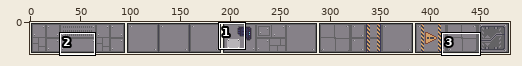
Pixel-art file -- art/modules/Floor_1x3.ase. The picture above shows the old version from afar; the outline marks the close-up.
Close-up. Before the commit:
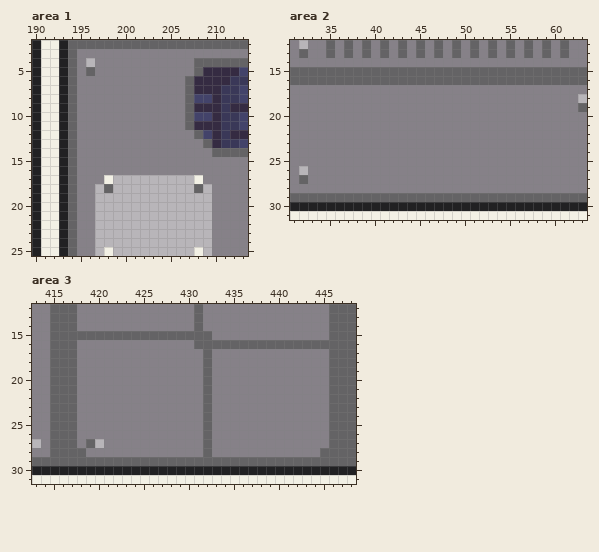
480x32 pixels, 1 frame. Shown: area 1: x 190..213, y 2..25; area 2: x 31..63, y 12..31; area 3: x 413..448, y 12..31. The commit also changed other parts of the picture, which this record leaves out.
The same view after the edit:
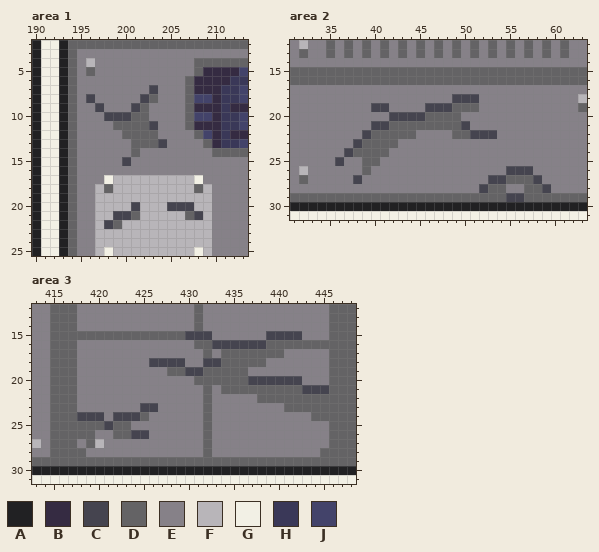
Palette (. is transparent): A #212123  B #352b42  C #45444f  D #646365  E #868188  F #b8b5b9  G #f2f0e5  H #3a3858  J #43436a
Difference:
layer "Layer 2" added
Changed rows in their new state; - is an unchanged pixel.
Area 1, layer "Layer 2":
first column x 196:
 7 -------C-
 8 C-----CD-
 9 -C---CD--
10 --CCCDD--
11 ---DDDDC-
12 ----DDDD-
13 -----DDDC
14 -----D---
15 ----C----
first column x 198:
20 ---C---CCC-
21 -CCD-----DC
22 CD---------
Area 2, layer "Layer 2":
first column x 36:
18 -------------CCC--------
19 ----CC----CCCDDD--------
20 ------CCCCDDDD----------
21 ----CCDDDDDDDDC---------
22 ---CDDDDD----DDCCC------
23 --CDDDD-----------------
24 -CDDDD------------------
25 C--DD-------------------
26 ---D---------------CCC--
27 --C--------------CCDDDC-
28 ----------------CDD--DDC
29 -------------------CC---
Area 3, layer "Layer 2":
first column x 418:
15 ------------CCC------CCCC---
16 ---------------CCCCCC-------
17 ----------------DDDDDDD-----
18 --------CCCC--CCDDDDD-------
19 ----------DDCC-DDDD---------
20 -------------D-DDDDCCCCCC---
21 ----------------DDDDDDDDDCCC
22 --------------------DDDDDDDD
23 -------CC--------------DDDDD
24 CCC-CCCD------------------DD
25 DDDCDD----------------------
26 DD--DDCC--------------------
Boxes around the changes in both close-ups, in picture pixels (x1, y1, x2, y2):
changed: (86, 85, 167, 166)
changed: (104, 202, 140, 229)
changed: (167, 202, 203, 220)
changed: (335, 94, 551, 202)
changed: (77, 331, 329, 439)
